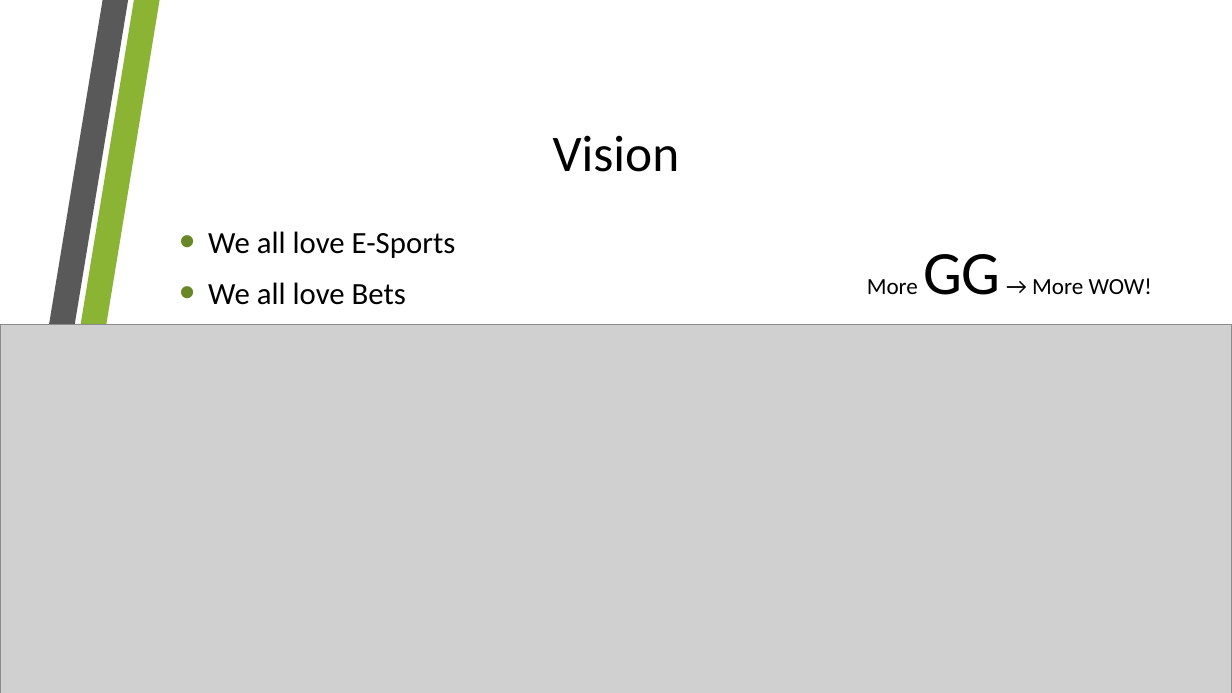
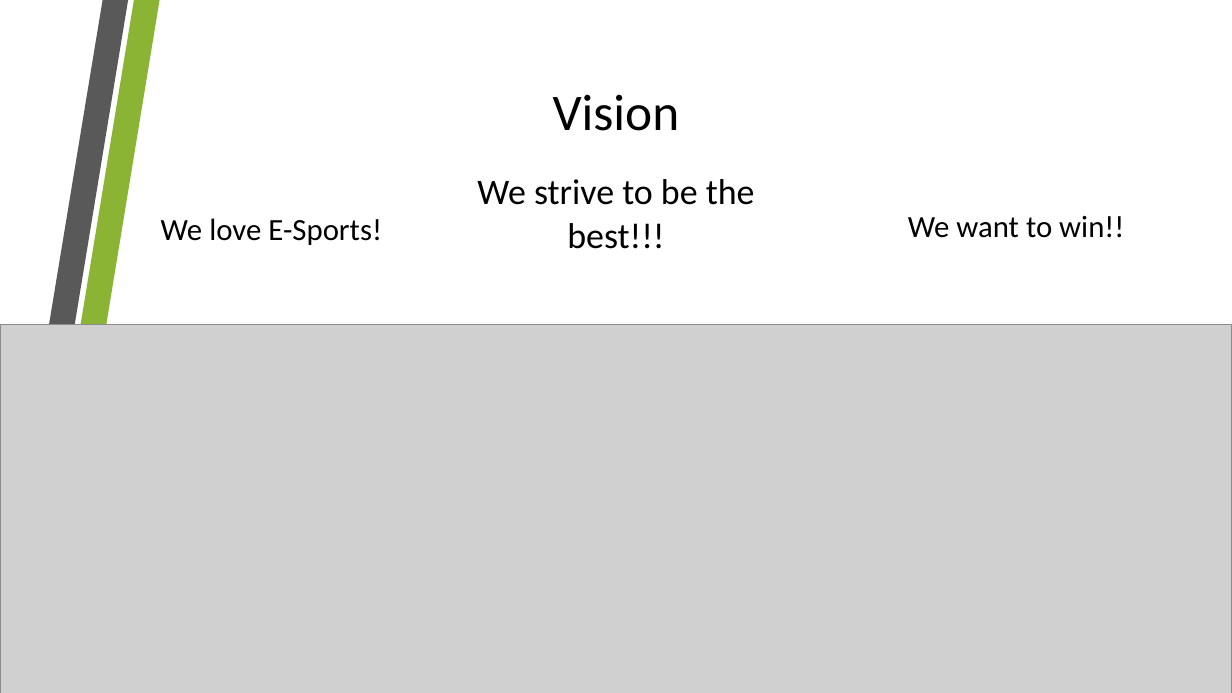
Before and after one commit to GamingBets/documents, a slide deck: slide 2 of Gaming-Bets.pptx. Drawn at 1232x693 pixels with LibreOffice and Linux fonts; fonts in the diff are those of the drawing; grey boxes stand for pictures; background and template pictures are left out. Boxes give left, top, right and bottom in pixels: in the first picture for what was removed or moved away, otherwise in the second. Text is boxed around its words. In the diff, an @@ line names an element or a change of style, - is before the commit and + after.

Commit message:
pp

```diff
--- a/Gaming-Bets.pptx
+++ b/Gaming-Bets.pptx
@@ title "Vision" moved from (x1=553, y1=135, x2=680, y2=172) to (x1=553, y1=94, x2=680, y2=131) @@
@@ text added at (x1=477, y1=179, x2=755, y2=249), 28 pt, text #000000 @@
+We strive to be the best!!!
@@ text at (x1=161, y1=218, x2=382, y2=245): text changed @@
-• We all love E-Sports
-• We all love Bets
+We love E-Sports!
@@ text added at (x1=908, y1=216, x2=1124, y2=238), 24 pt, text #000000 @@
+We want to win!!
@@ text removed at (x1=867, y1=254, x2=1152, y2=295) @@
-More GG → More WOW!
```
